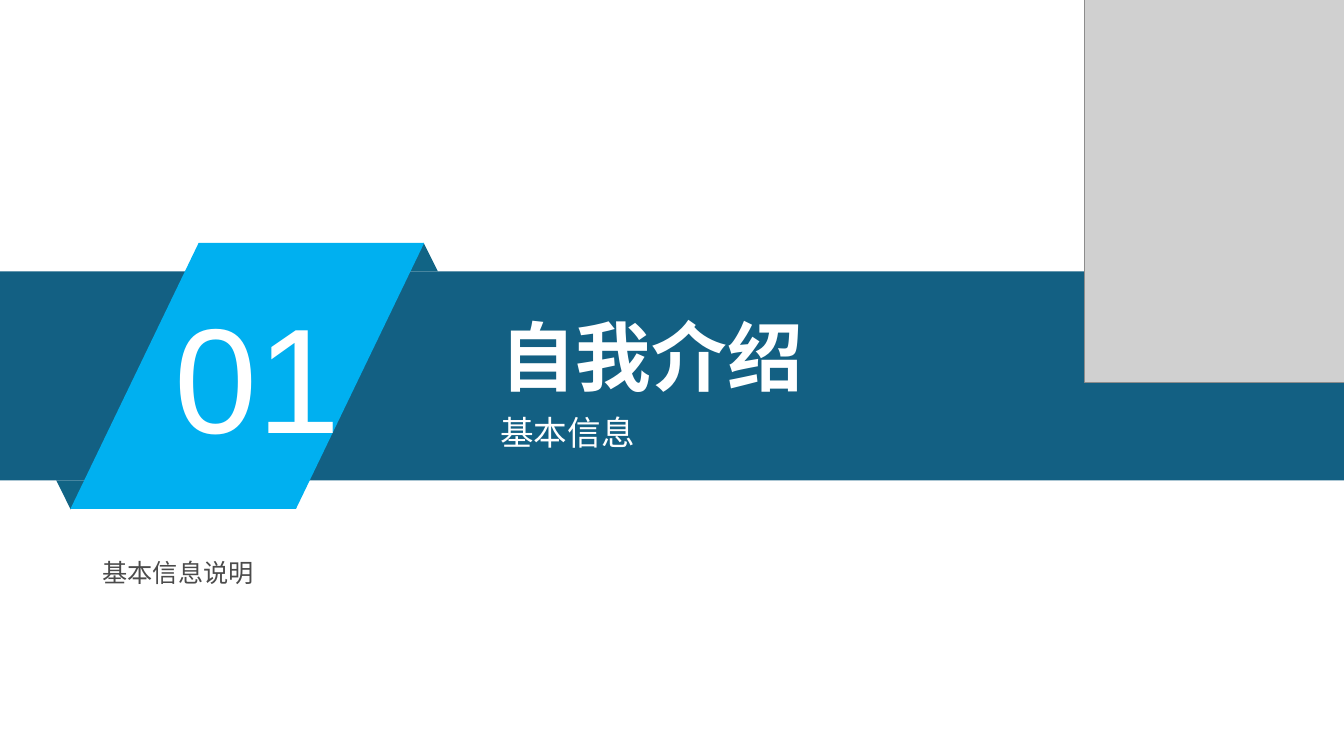
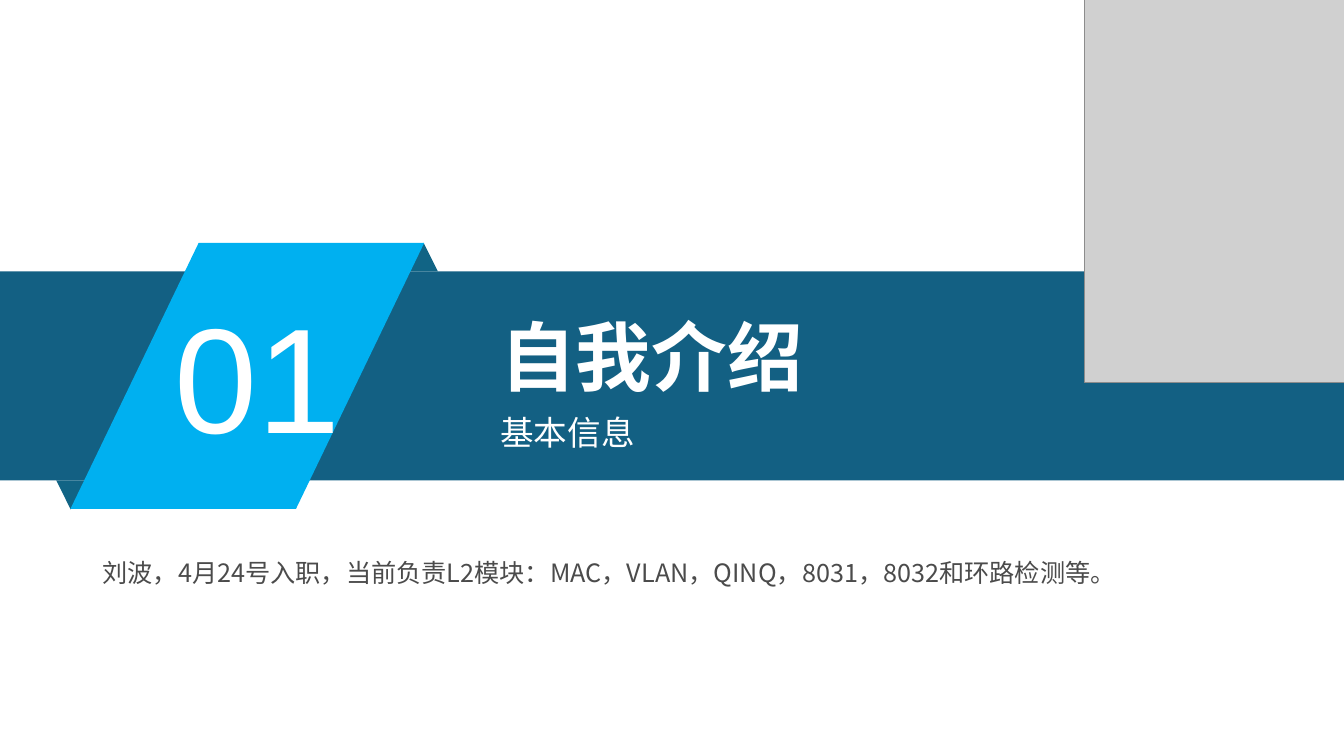
Before and after one commit to abo-wust/notes, a slide deck: slide 3 of 工作笔记/raisecom/02 部门规范/转正答辩PPT模板(软件部).pptx. Drawn at 1344x756 pixels with LibreOffice and Linux fonts; fonts in the diff are those of the drawing; grey boxes stand for pictures. Boxes give left, top, right and bottom in pixels: in the first picture for what was removed or moved away, otherwise in the second. Text is boxed around its words. In the diff, an @@ line names an element or a change of style, - is before the commit and + after.

```diff
--- a/工作笔记/raisecom/02 部门规范/转正答辩PPT模板(软件部).pptx
+++ b/工作笔记/raisecom/02 部门规范/转正答辩PPT模板(软件部).pptx
@@ text at (103, 561, 1116, 587): text changed @@
-基本信息说明
+刘波，4月24号入职，当前负责L2模块：MAC，VLAN，QINQ，8031，8032和环路检测等。
```
Also in this commit, not shown: 6 other slides changed.
